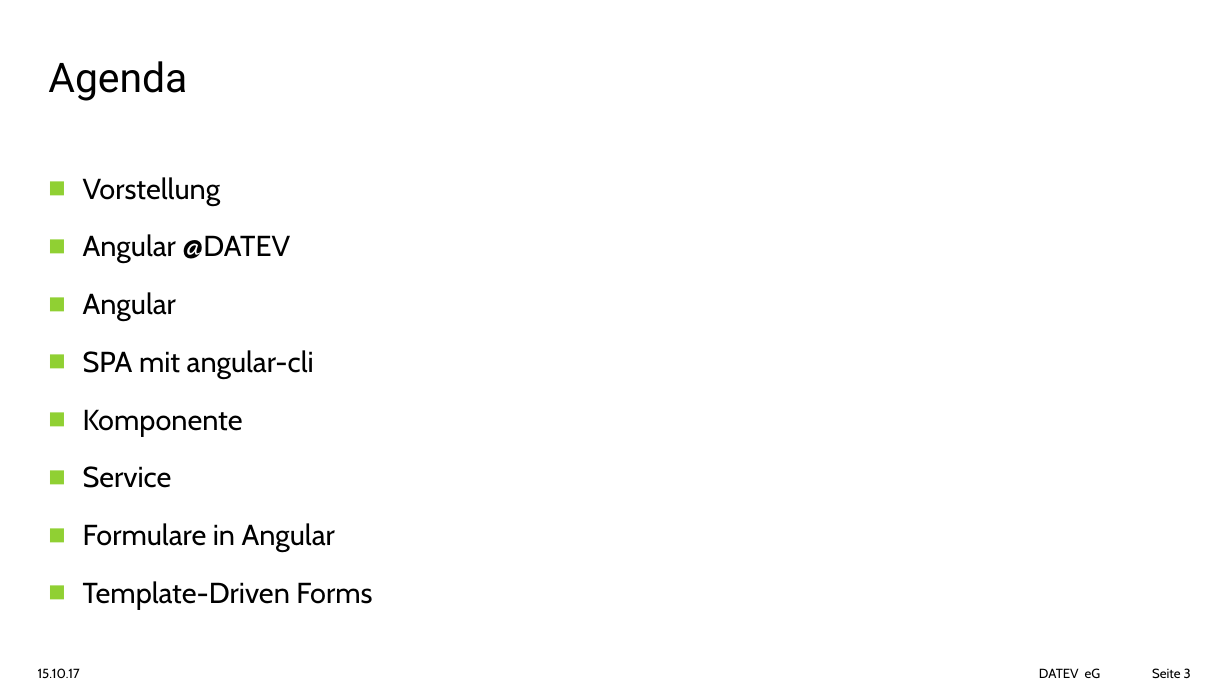
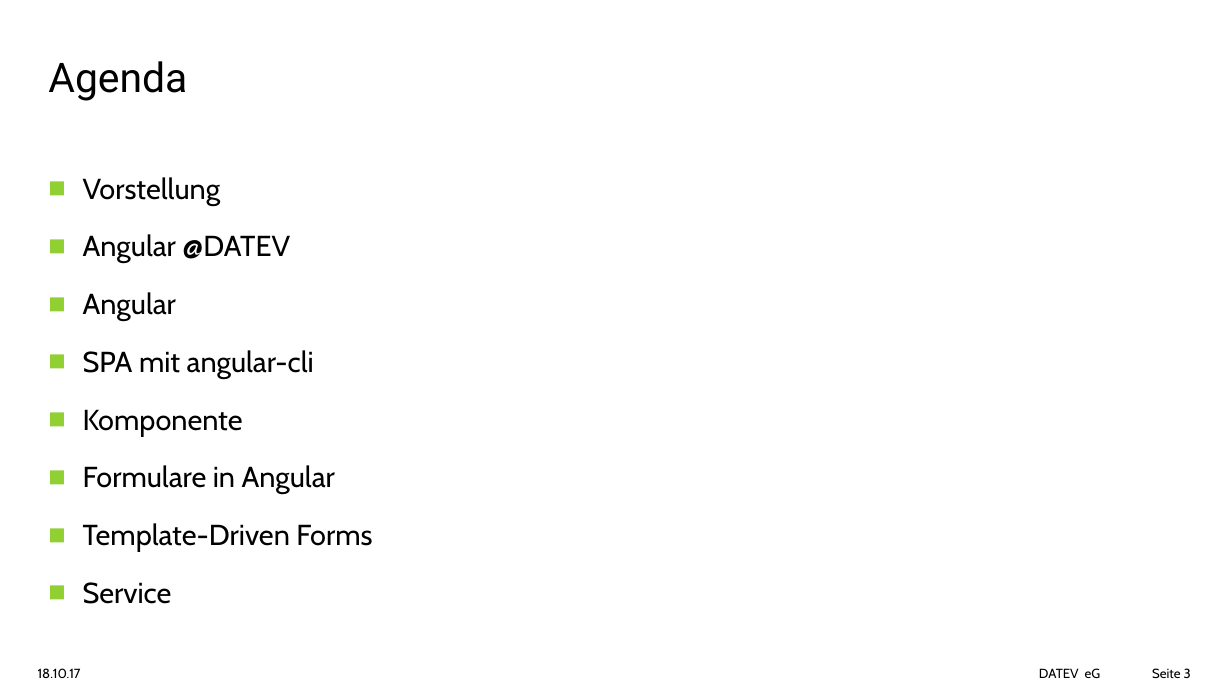
Before and after one commit to aawada78/angular-workshop, a slide deck: slide 3 of docs/Angular-Workshop-20.10.pptx. Drawn at 1232x693 pixels with LibreOffice and Linux fonts; fonts in the diff are those of the drawing; background and template pictures are left out. Boxes give left, top, right and bottom in pixels: in the first picture for what was removed or moved away, otherwise in the second. Text is boxed around its words. In the diff, an @@ line names an element or a change of style, - is before the commit and + after.

```diff
--- a/docs/Angular-Workshop-20.10.pptx
+++ b/docs/Angular-Workshop-20.10.pptx
@@ text at [83,466,172,488]: paragraph removed @@
-■ Service
@@ text at [83,582,172,604]: paragraph added @@
+■ Service
@@ text at [38,668,81,678]: text changed @@
-15.10.17
+18.10.17
```
Also in this commit, not shown: 18 other slides changed, 2 slides added, 20 other files.
